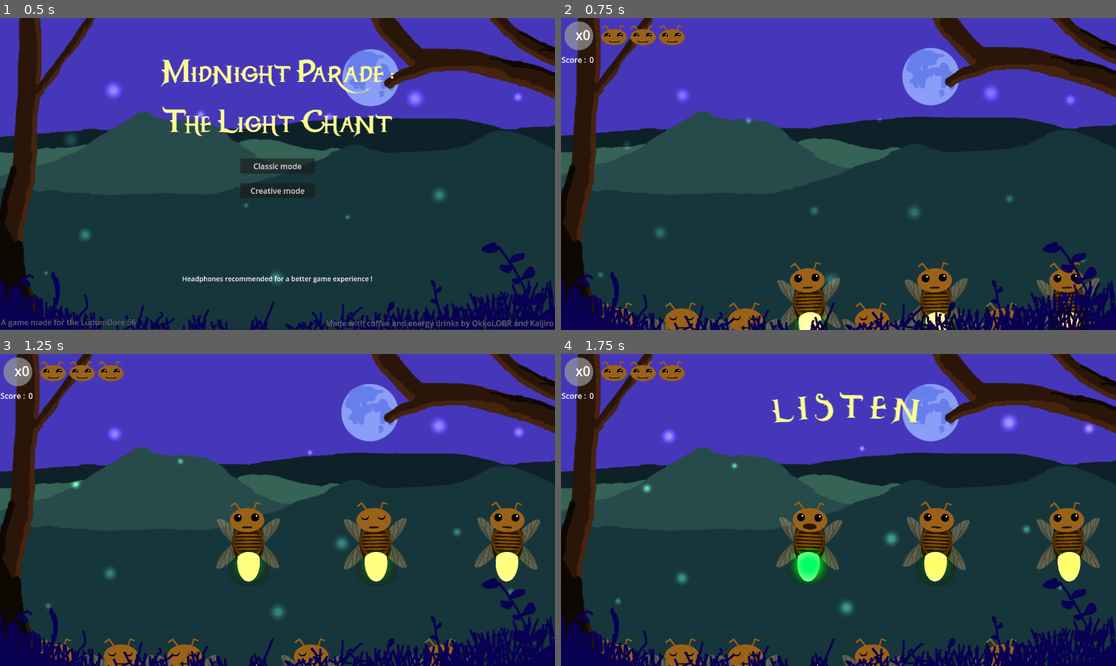
Above: before the commit, frames 1-4 (two rows, left to right).
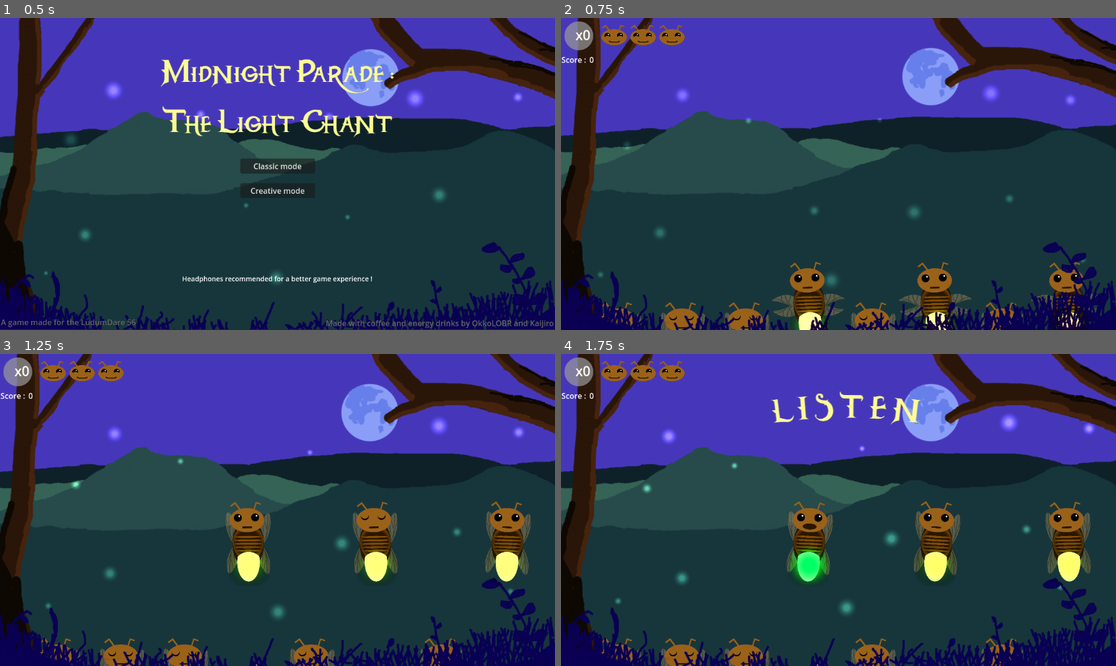
Above: after the commit, the same moments.

Repository: Kaijiro/ld56
Game: Godot game, scene res://scenes/menu.tscn
Two runs of this game, one before a commit and one after it. Both use one fixed random seed, a clock stepped at 60 frames per second and the inputs below. Sound files missing from this copy of the repository are replaced by a short silence.
Inputs (mouse positions are in pixels of both pictures, inside the frame that each line leads up to):
- Up to frame 1 (0.5 s): no input
- Up to frame 2 (0.75 s): click "Classic mode" at 0.5 s
- Up to frame 3 (1.25 s): no input
- Up to frame 4 (1.75 s): move the mouse to (810, 544) at 1.27 s; click (810, 544) at 1.35 s

Frame 1 is identical in both runs. In frame 2, 2.2% of the frame differs, in the area x 12-98%, y 83-100%; in frame 3, 2.8%; in frame 4, 2.8%, in the area x 12-98%, y 50-100%.

Commit message:
flying animation

Diff:
--- a/scenes/firefly.tscn
+++ b/scenes/firefly.tscn
@@ -1,9 +1,58 @@
-[gd_scene load_steps=15 format=3 uid="uid://ba2wt0cwplpt0"]
+[gd_scene load_steps=22 format=3 uid="uid://ba2wt0cwplpt0"]
 
 [ext_resource type="Script" path="res://scripts/firefly.gd" id="1_0mb7h"]
 [ext_resource type="Texture2D" uid="uid://cu4odgjw2a34l" path="res://assets/head_sheet.png" id="2_k51sn"]
 [ext_resource type="Texture2D" uid="uid://cvji0vi8ek2lk" path="res://assets/bodyb.png" id="2_uc8gp"]
+[ext_resource type="Texture2D" uid="uid://c4vk8q16alb0v" path="res://assets/body_sheet.png" id="3_81iwi"]
 [ext_resource type="Texture2D" uid="uid://dcpxyx5uyhgqi" path="res://assets/tail.png" id="3_keolc"]
+
+[sub_resource type="AtlasTexture" id="AtlasTexture_3h3c3"]
+atlas = ExtResource("3_81iwi")
+region = Rect2(0, 0, 500, 500)
+
+[sub_resource type="AtlasTexture" id="AtlasTexture_ate75"]
+atlas = ExtResource("3_81iwi")
+region = Rect2(500, 0, 500, 500)
+
+[sub_resource type="AtlasTexture" id="AtlasTexture_qwt5h"]
+atlas = ExtResource("3_81iwi")
+region = Rect2(0, 500, 500, 500)
+
+[sub_resource type="AtlasTexture" id="AtlasTexture_aei1s"]
+atlas = ExtResource("3_81iwi")
+region = Rect2(500, 500, 500, 500)
+
+[sub_resource type="AtlasTexture" id="AtlasTexture_rqeyg"]
+atlas = ExtResource("3_81iwi")
+region = Rect2(500, 0, 500, 500)
+
+[sub_resource type="SpriteFrames" id="SpriteFrames_mh684"]
+animations = [{
+"frames": [{
+"duration": 1.0,
+"texture": SubResource("AtlasTexture_3h3c3")
+}, {
+"duration": 1.0,
+"texture": SubResource("AtlasTexture_ate75")
+}, {
+"duration": 1.0,
+"texture": SubResource("AtlasTexture_qwt5h")
+}, {
+"duration": 1.0,
+"texture": SubResource("AtlasTexture_aei1s")
+}],
+"loop": true,
+"name": &"fly",
+"speed": 20.0
+}, {
+"frames": [{
+"duration": 1.0,
+"texture": SubResource("AtlasTexture_rqeyg")
+}],
+"loop": true,
+"name": &"idle",
+"speed": 5.0
+}]
 
 [sub_resource type="AtlasTexture" id="AtlasTexture_qdymj"]
 atlas = ExtResource("2_k51sn")
@@ -97,9 +146,16 @@
 script = ExtResource("1_0mb7h")
 
 [node name="Body" type="Sprite2D" parent="."]
+visible = false
 position = Vector2(1.52588e-05, -4.99998)
 scale = Vector2(0.452929, 0.452929)
 texture = ExtResource("2_uc8gp")
+
+[node name="BodyA" type="AnimatedSprite2D" parent="."]
+scale = Vector2(0.453, 0.453)
+sprite_frames = SubResource("SpriteFrames_mh684")
+animation = &"fly"
+autoplay = "idle"
 
 [node name="Head" type="AnimatedSprite2D" parent="."]
 position = Vector2(-0.512985, -84.25)
--- a/scripts/firefly.gd
+++ b/scripts/firefly.gd
@@ -3,6 +3,7 @@
 # Animation
 @onready var tail_light: PointLight2D = $TailLight
 @onready var head: AnimatedSprite2D = $Head
+@onready var body_a: AnimatedSprite2D = $BodyA
 var tempo_blink: float = 0
 var blink_time: float = 0.8
 var balance_angle: float = 2
@@ -86,6 +87,9 @@
             self.balance_direction = self.balance_direction * -1.0
         self.rotation_degrees += delta * self.balance_speed * self.balance_direction
 
+        if self.position.y <= self.awake_height && self.body_a.animation == "fly":
+            self.body_a.play("idle")
+
     if !self.is_awake && self.position.y > self.sleepy_height:
         self.position.y -= delta * awake_speed
 
@@ -105,11 +109,13 @@
 # For GameEngine to make this firefly active for this level
 func awake() -> void:
     self.is_awake = true
+    self.body_a.play("fly")
     self.idle()
 
 func sleep() -> void:
     self.idle()
     self.head.play("sleep")
+    self.body_a.play("idle")
     self.is_awake = false
 
 
Binary file added: assets/body_sheet.png
Not shown, added: assets/body_sheet.png.import
Not shown: 1 places in scenes/menu.tscn that only renumber resources
